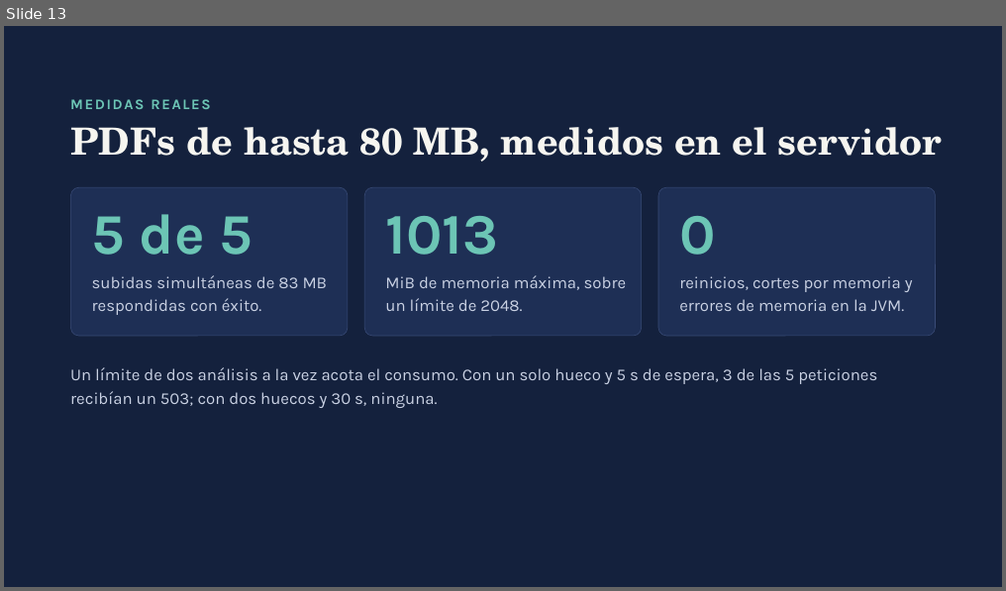
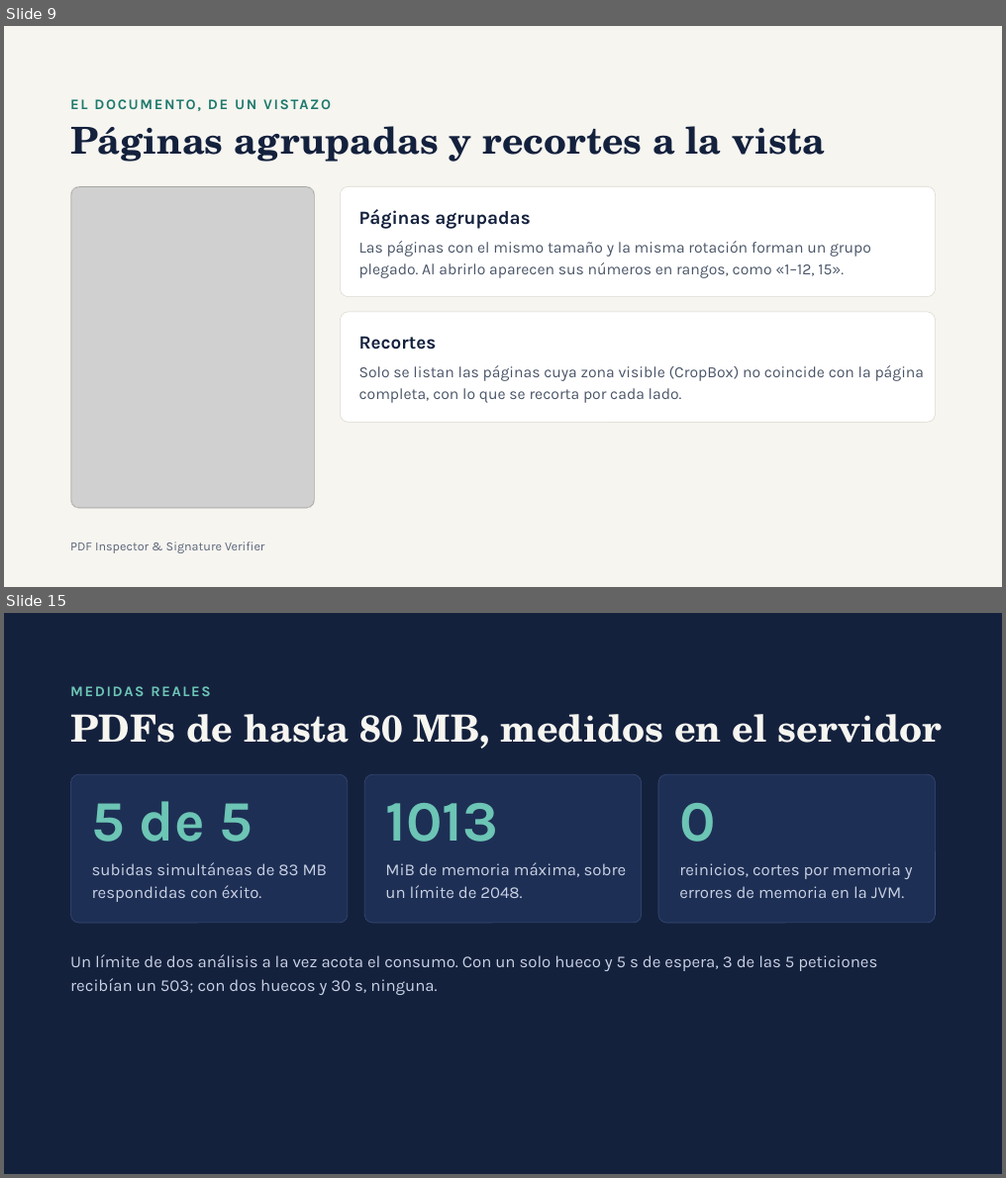
Before and after one commit to avalinani/verificador, a slide deck: docs/PDF-Inspector-TFM.pptx. Shown one above the other, each under a label of ours: slide 13 before the commit, slides 9 and 15 after it; the slides between them are not shown. The pictures are 1006x591 and 1006x1178 pixels, drawn with LibreOffice and Linux fonts; fonts in the diff are those of the drawing; grey boxes stand for pictures. Boxes give left, top, right and bottom in pixels: in the first picture for what was removed or moved away, otherwise in the second. Text is boxed around its words. In the diff, an @@ line names an element or a change of style, - is before the commit and + after.

```diff
--- a/docs/PDF-Inspector-TFM.pptx
+++ b/docs/PDF-Inspector-TFM.pptx
@@ slide 9 added at (x1=4, y1=26, x2=1002, y2=587), background #F6F5F0 @@
@@ text added at (x1=70, y1=92, x2=961, y2=115), 14 pt, text #1F7A6D, bold @@
+EL DOCUMENTO, DE UN VISTAZO
@@ title added at (x1=70, y1=126, x2=826, y2=162), 35.7 pt, text #14213D, bold @@
+Páginas agrupadas y recortes a la vista
@@ rounded rectangle added at (x1=70, y1=186, x2=315, y2=509), fill #FFFFFF @@
@@ rounded rectangle added at (x1=70, y1=187, x2=315, y2=509), outline #DAD8CF 0.5 pt @@
@@ picture added at (x1=71, y1=187, x2=315, y2=508) @@
@@ rounded rectangle added at (x1=341, y1=187, x2=936, y2=297), fill #FFFFFF, outline #DAD8CF 0.5 pt @@
@@ text added at (x1=359, y1=209, x2=530, y2=229), 18 pt, text #14213D, bold @@
+Páginas agrupadas
@@ text added at (x1=359, y1=241, x2=871, y2=278), 15 pt, text #4A5568 @@
+Las páginas con el mismo tamaño y la misma rotación forman un grupo plegado. Al abrirlo aparecen sus números en rangos, como «1–12, 15».
@@ rounded rectangle added at (x1=341, y1=312, x2=936, y2=422), fill #FFFFFF, outline #DAD8CF 0.5 pt @@
@@ text added at (x1=359, y1=336, x2=437, y2=350), 18 pt, text #14213D, bold @@
+Recortes
@@ text added at (x1=359, y1=366, x2=925, y2=403), 15 pt, text #4A5568 @@
+Solo se listan las páginas cuya zona visible (CropBox) no coincide con la página completa, con lo que se recorta por cada lado.
@@ text added at (x1=70, y1=542, x2=265, y2=554), 12 pt, text #5B6478 @@
+PDF Inspector & Signature Verifier
@@ what was slide 13 is now slide 15 @@
```
Also in this commit, not shown: 13 slides changed, 1 other slide added, 3 other files.
